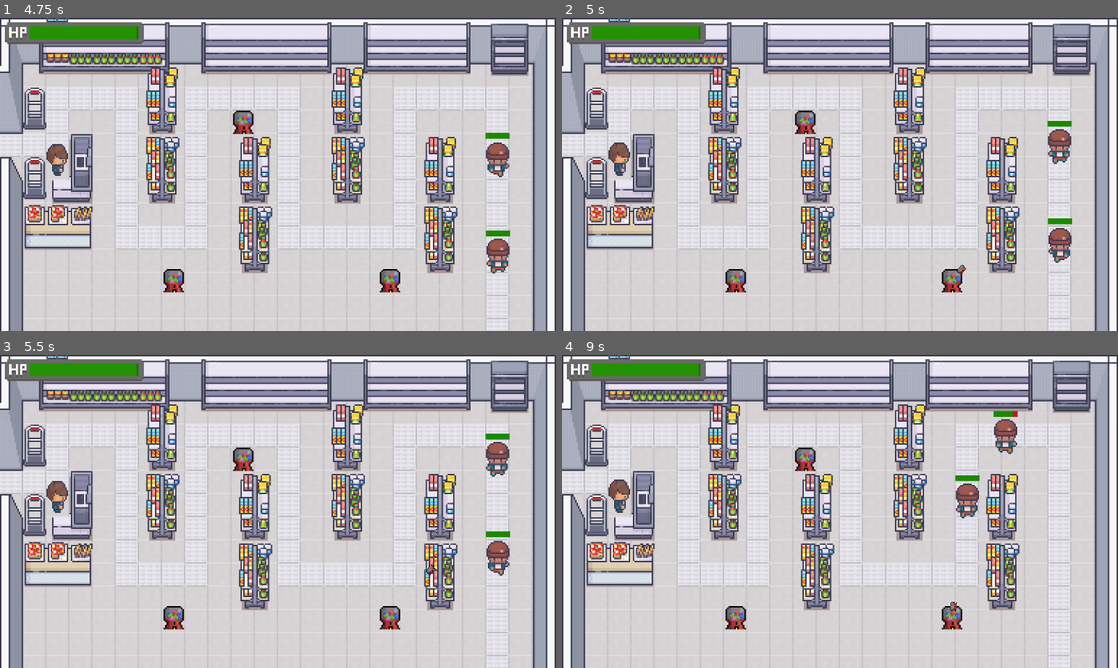
Above: before the commit, frames 1-4 (two rows, left to right).
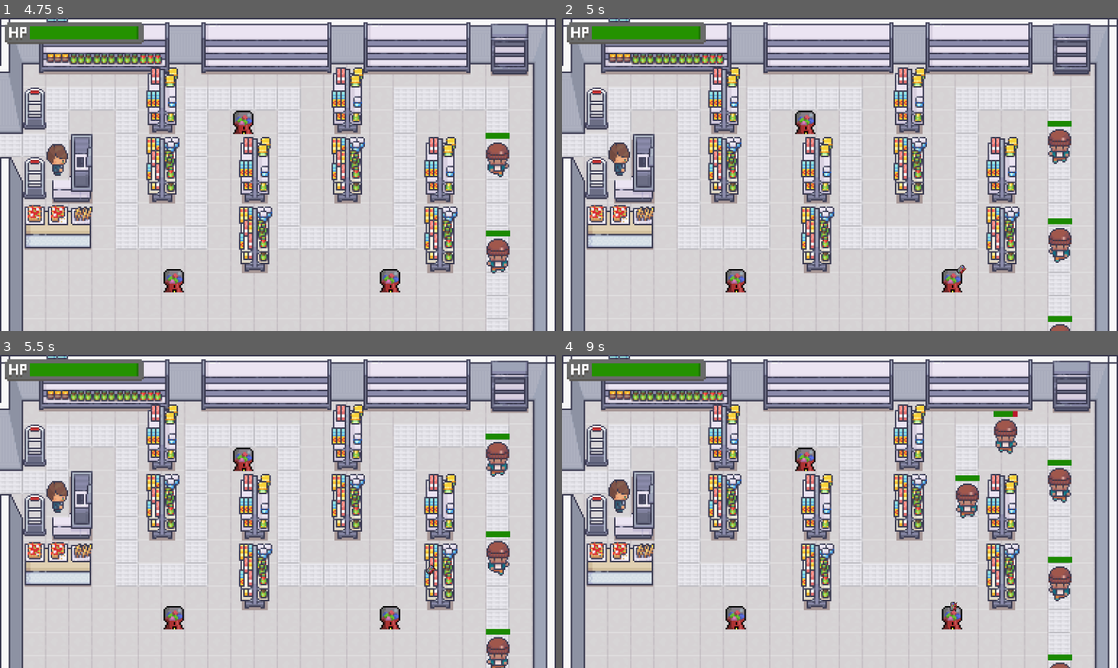
Above: after the commit, the same moments.

Repository: s27459-pj/bodega-battle
Game: Godot game, scene res://scene/scene_handler/scene_handler.tscn
The game is run twice, just before and just after one commit, with the same random seed, the same clock (stepped at 60 frames per second) and the same inputs.
Inputs:
- Up to frame 1 (4.75 s): click "PLAY" at 0.5 s
- Up to frame 2 (5 s): no input
- Up to frame 3 (5.5 s): no input
- Up to frame 4 (9 s): no input

Frame 1 is identical in both runs. In frame 2, 0.2% of the frame differs, in the area x 87-92%, y 95-100%; in frame 3, 0.4%; in frame 4, 1.0%, in the area x 87-92%, y 33-100%.

Commit message:
added game restart when health == 0

Diff:
--- a/objects/ui/health/ui_health.gd
+++ b/objects/ui/health/ui_health.gd
@@ -1,11 +1,22 @@
 extends Node2D
 @export var maxHealth := 100
+@export var game_scene: Node2D
 
-@onready var progress_bar: ProgressBar = $ProgressBar
+@onready var hp_bar: ProgressBar = $ProgressBar
 
 func _ready() -> void:
-	progress_bar.max_value = maxHealth
-	progress_bar.value = maxHealth
+	hp_bar.max_value = maxHealth
+	hp_bar.value = maxHealth
 
 func damage_player(dmg : int)-> void:
-	progress_bar.value -= dmg
+	hp_bar.value -= clamp(dmg, 0, maxHealth)
+	check_game_over()
+
+func check_game_over() -> void:
+	#print("debug: current hp:" + str(hp_bar.value))
+	if (hp_bar.value == 0):
+		game_over()
+
+#game over sequence
+func game_over():
+	game_scene.get_tree().reload_current_scene()
--- a/scene/level_main/GameScene.tscn
+++ b/scene/level_main/GameScene.tscn
@@ -15,6 +15,7 @@
 
 [node name="PauseMenu2" parent="CanvasLayer" instance=ExtResource("3_nn7n3")]
 
-[node name="UI-Health" parent="." instance=ExtResource("3_eow4k")]
+[node name="UI-Health" parent="." node_paths=PackedStringArray("game_scene") instance=ExtResource("3_eow4k")]
 position = Vector2(154, 32)
 scale = Vector2(1.5, 1.5)
+game_scene = NodePath("..")
--- a/scene/level_main/gameScene.gd
+++ b/scene/level_main/gameScene.gd
@@ -12,7 +12,7 @@
 	spawnEnemies(waveData)
 
 func getWaveData():
-	var waveData = [["basic-enemy",2],["basic-enemy",2]] # [nazwa_encji, dalay spawnu następnej encji]
+	var waveData = [["basic-enemy",2],["basic-enemy",2],["basic-enemy",2],["basic-enemy",2],["basic-enemy",2],["basic-enemy",2],["basic-enemy",2],["basic-enemy",2],["basic-enemy",2],["basic-enemy",2],["basic-enemy",2],["basic-enemy",2]] # [nazwa_encji, dalay spawnu następnej encji]
 	return waveData
 
 func spawnEnemies(waveData):
